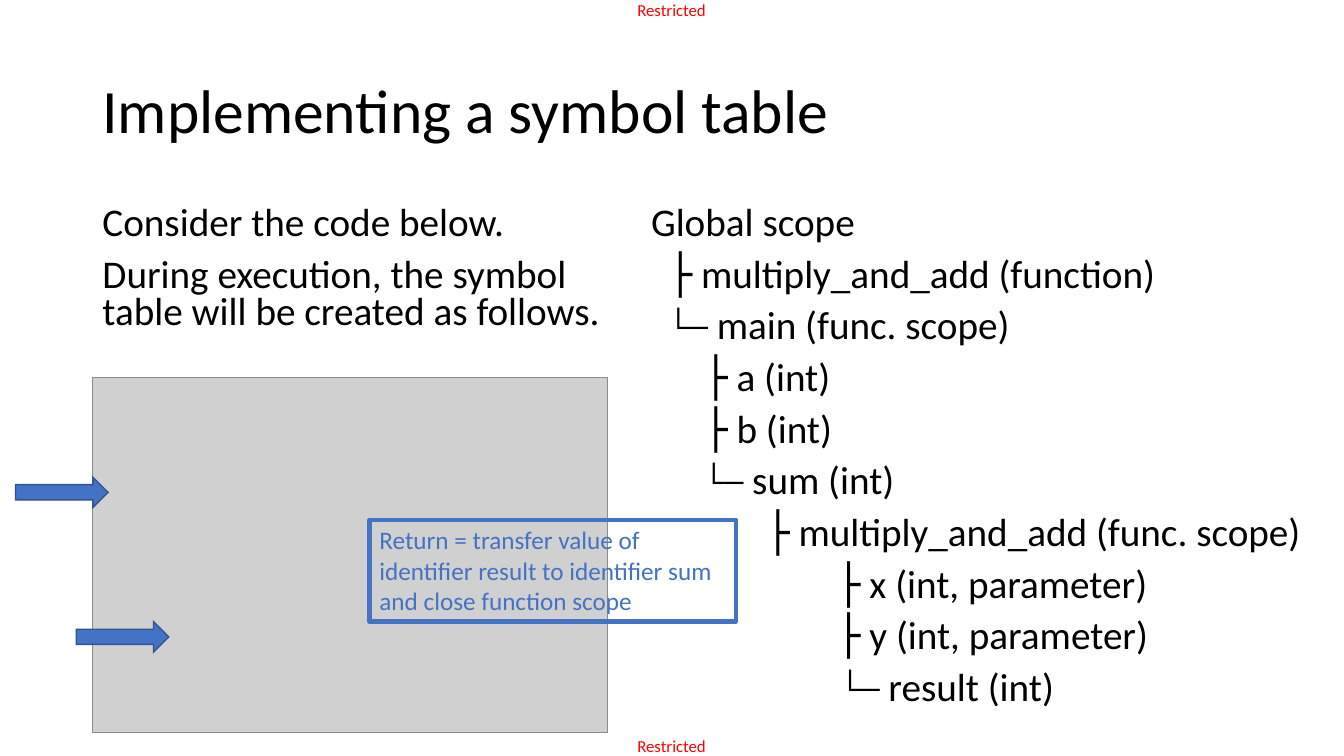
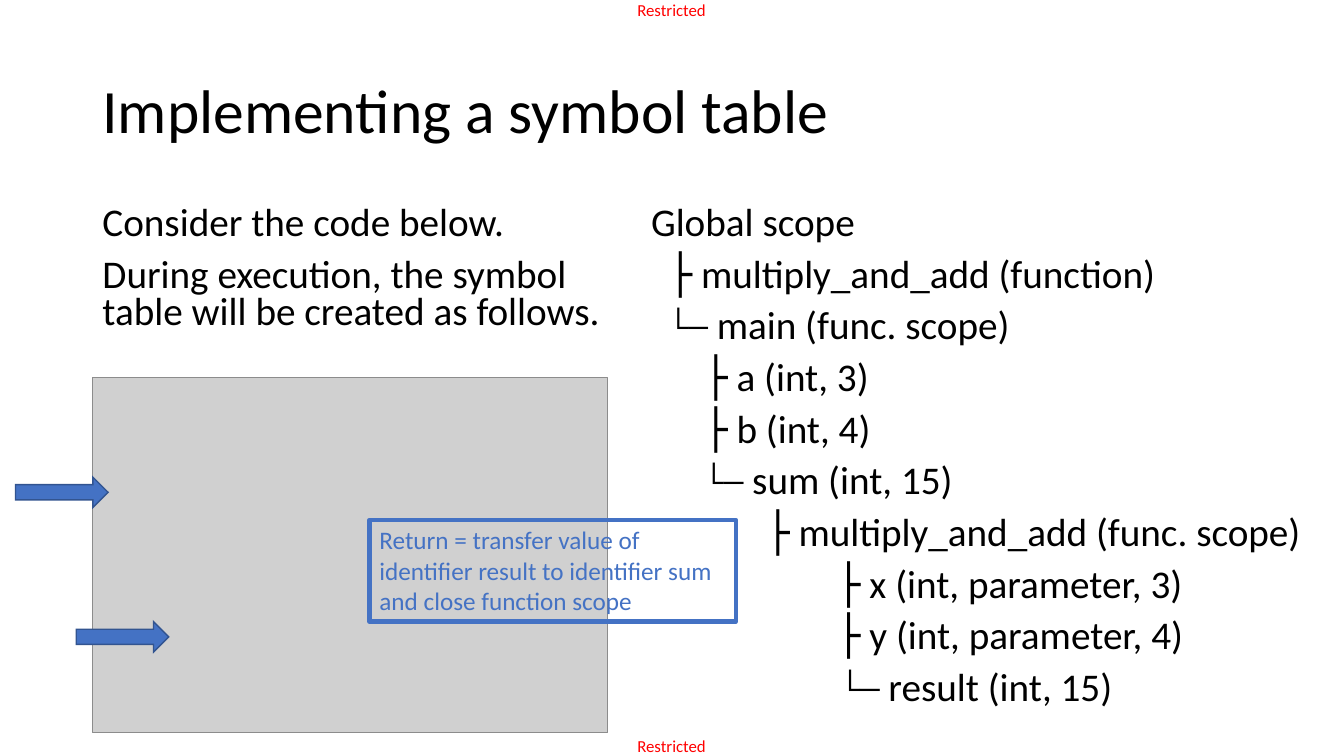
Before and after one commit to matthieudemari/SUTD_PLC_50_051, a slide deck: slide 31 of W12/W12S1/W12S1.pptx. Drawn at 1344x756 pixels with LibreOffice and Linux fonts; fonts in the diff are those of the drawing; grey boxes stand for pictures. Boxes give left, top, right and bottom in pixels: in the first picture for what was removed or moved away, otherwise in the second. Text is boxed around its words. In the diff, an @@ line names an element or a change of style, - is before the commit and + after.

```diff
--- a/W12/W12S1/W12S1.pptx
+++ b/W12/W12S1/W12S1.pptx
@@ text at box(737, 362, 953, 500): text changed @@
-├ a (int)
-├ b (int)
-└─ sum (int)
+├ a (int, 3)
+├ b (int, 4)
+└─ sum (int, 15)
@@ text at box(869, 569, 1183, 707): text changed @@
-├ x (int, parameter)
-├ y (int, parameter)
-└─ result (int)
+├ x (int, parameter, 3)
+├ y (int, parameter, 4)
+└─ result (int, 15)
```
Also in this commit, not shown: 8 other slides changed, 3 other files.
